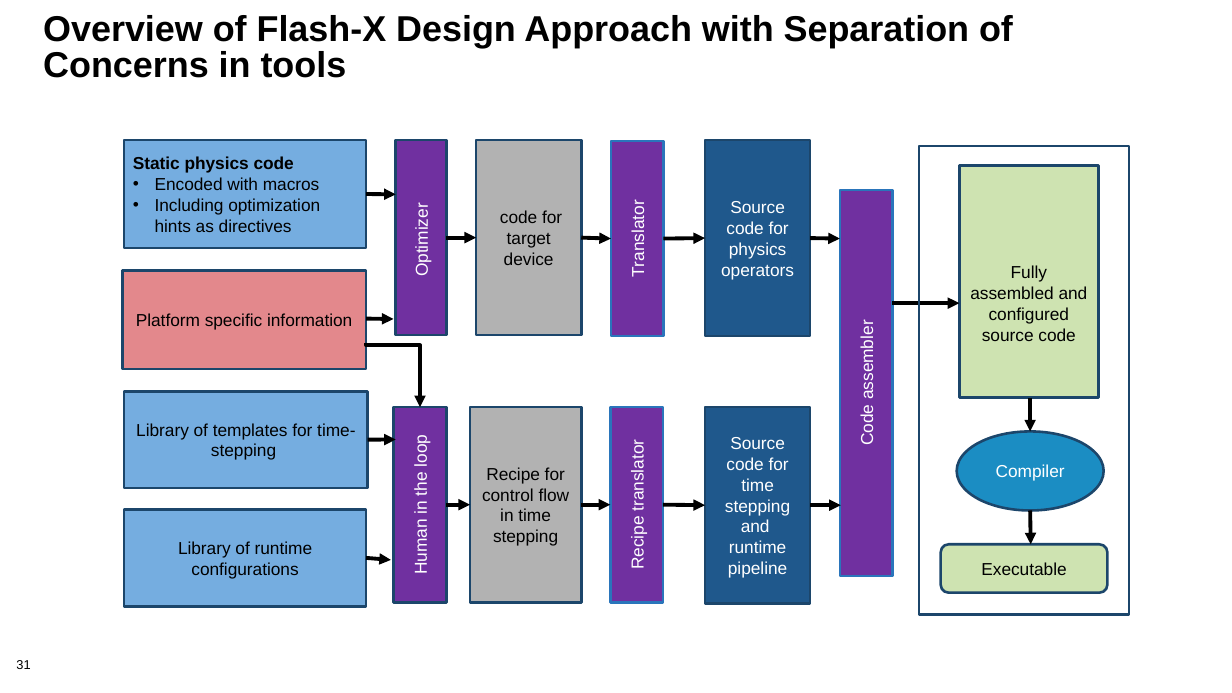
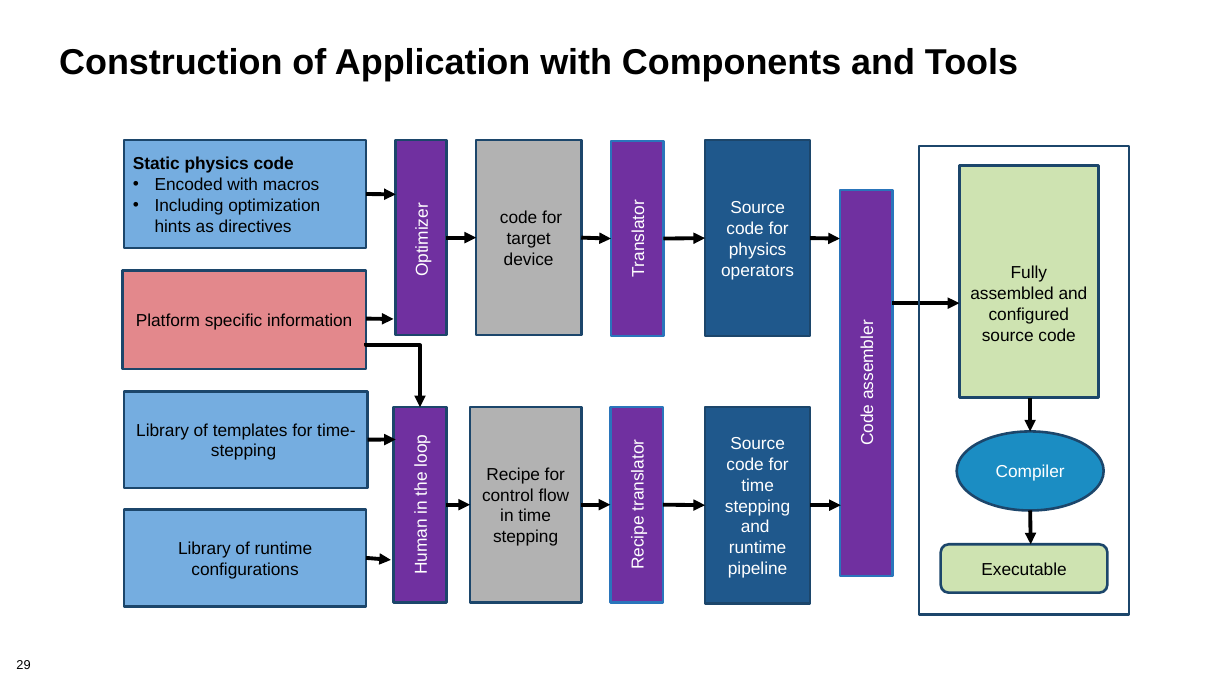
Before and after one commit to bssw-tutorial/presentations, a slide deck: slide 29 of design-a.pptx (slide 31 before the commit). Drawn at 1232x693 pixels with LibreOffice and Linux fonts; fonts in the diff are those of the drawing; background and template pictures are left out. Boxes give left, top, right and bottom in pixels: in the first picture for what was removed or moved away, otherwise in the second. Text is boxed around its words. In the diff, an @@ line names an element or a change of style, - is before the commit and + after.

Commit message:
changed both design presentations

```diff
--- a/design-a.pptx
+++ b/design-a.pptx
@@ title at (59,48,1018,81): text changed @@
-Overview of Flash-X Design Approach with Separation of Concerns in tools
+Construction of Application with Components and Tools
@@ page number at (16,660,30,669): text changed @@
-31
+29
```
Also in this commit, not shown: 5 other slides changed, 19 slides added, 21 slides removed, 1 other file.
